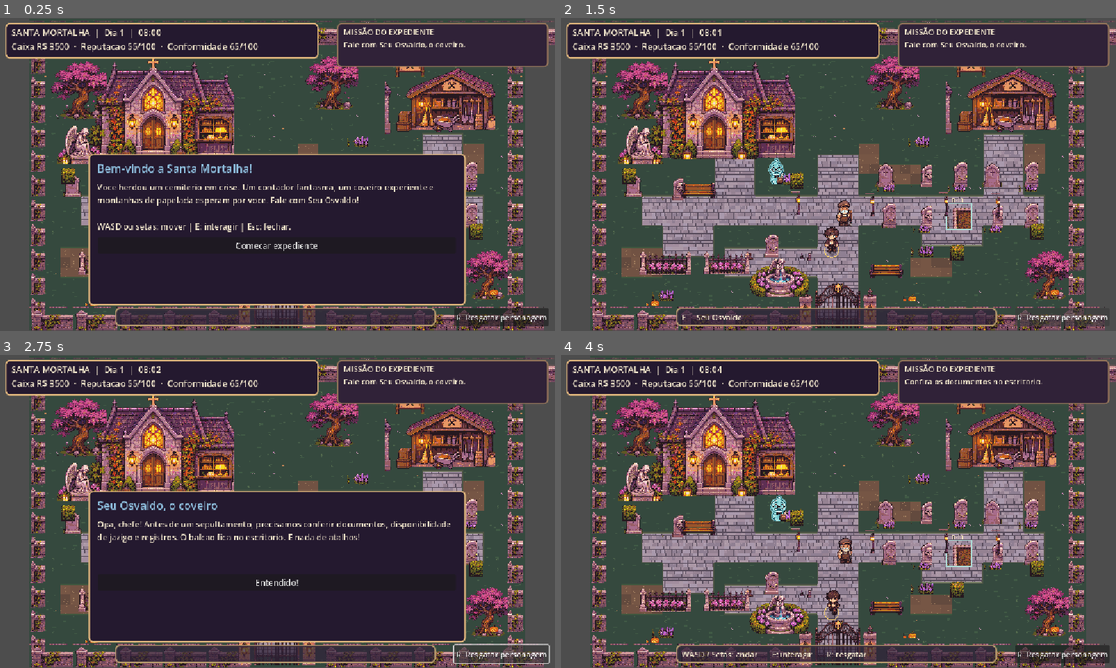
Above: before the commit, frames 1-4 (two rows, left to right).
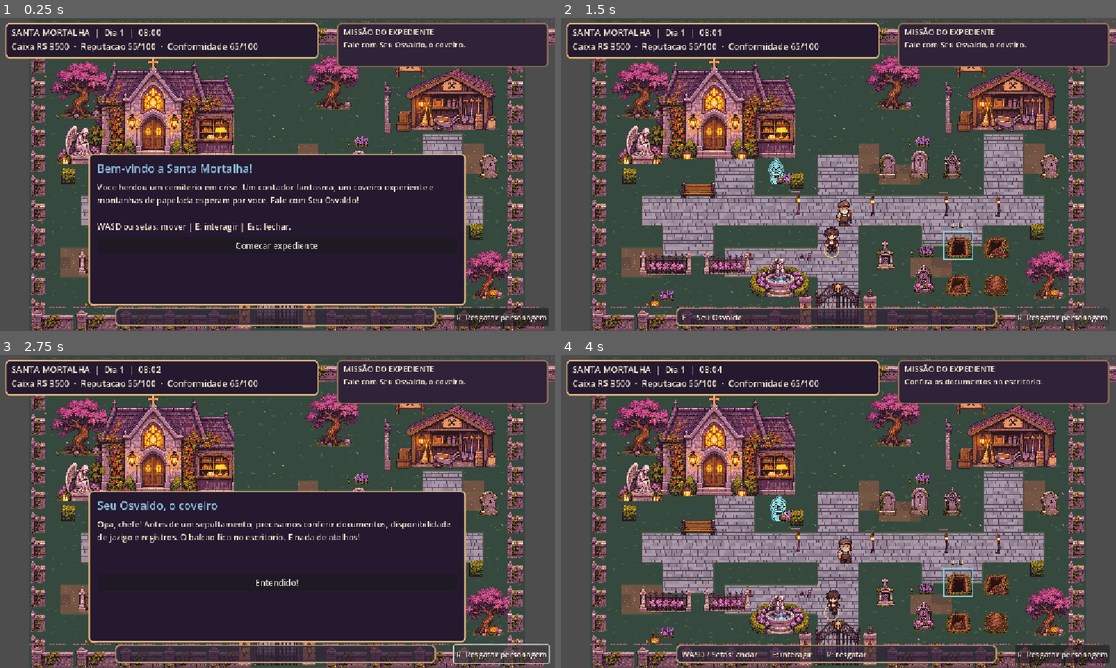
Above: after the commit, the same moments.

Repository: viniciushb104-png/descanse-em-paz
Game: Godot game, scene res://scenes/main.tscn
Two runs of this game, one before a commit and one after it. Both use one fixed random seed, a clock stepped at 60 frames per second and the inputs below.
Inputs:
- Up to frame 1 (0.25 s): no input
- Up to frame 2 (1.5 s): click "Comecar expediente" at 0.5 s; click "R Resgatar personagem" at 1.25 s
- Up to frame 3 (2.75 s): tap Enter at 2 s; hold Right (ui_right) from 2.03 s (still down); tap E at 2.1 s
- Up to frame 4 (4 s): release Right (ui_right) at 2.75 s; click "Entendido!" at 2.75 s; tap Space at 3.5 s; hold Down (ui_down) from 3.53 s (still down); tap R at 3.6 s

The runs differ from the first frame. In frame 1, 0.7% of the frame differs, in the area x 11-90%, y 42-94%; in frame 2, 4.8%; in frame 3, 0.7%; in frame 4, 4.8%.

Commit message:
feat: integrar lote 1 de dez sprites PNG individuais com hitboxes e B-13

Diff:
--- a/scenes/main.tscn
+++ b/scenes/main.tscn
@@ -1,9 +1,10 @@
-[gd_scene load_steps=6 format=3]
+[gd_scene load_steps=7 format=3]
 
 [ext_resource type="Script" path="res://scripts/main.gd" id="1_main"]
 [ext_resource type="Script" path="res://scripts/player.gd" id="2_player"]
 [ext_resource type="Script" path="res://scripts/world/ground_layer.gd" id="3_ground"]
 [ext_resource type="Script" path="res://scripts/world/props_layer.gd" id="4_props"]
+[ext_resource type="Script" path="res://scripts/world/graves_layer.gd" id="5_graves"]
 
 [sub_resource type="CircleShape2D" id="CircleShape2D_player"]
 radius = 10.0
@@ -18,6 +19,10 @@
 [node name="PropsLayer" type="Node2D" parent="."]
 script = ExtResource("4_props")
 
+[node name="GravesLayer" type="Node2D" parent="."]
+z_index = 2
+script = ExtResource("5_graves")
+
 [node name="Player" type="CharacterBody2D" parent="."]
 position = Vector2(748, 714)
 script = ExtResource("2_player")
--- a/scripts/main.gd
+++ b/scripts/main.gd
@@ -3,6 +3,7 @@
 ## Os valores sao ficticios; requisitos reais variam conforme municipio e servico.
 
 const WORLD := Vector2(1536.0, 960.0)
+const GRAVE_LAYOUT = preload("res://scripts/world/graves_layout.gd")
 ## Piso e objetos agora vivem em camadas separadas.
 const PAPER := Color("#f0e5cb")
 const NIGHT := Color("#24192f")
@@ -390,4 +391,6 @@
         return false
     if Rect2(1138, 168, 286, 203).has_point(world_position):
         return false
+    if GRAVE_LAYOUT.is_blocked(world_position):
+        return false
     return true
--- a/scripts/map_art.gd
+++ b/scripts/map_art.gd
@@ -73,25 +73,11 @@
         stamp(ctx, "wall", float(x), 890, 137, 70)
     stamp(ctx, "gate", 646, 808, 240, 145)
 
-static func paint_plots(ctx: Node2D, reserved: bool) -> void:
-    # Quadra B separada da oficina; fileiras ordenadas.
-    for row in range(2):
-        for col in range(5):
-            var px: float = 883.0 + float(col * 110)
-            var py: float = 429.0 + float(row * 127)
-            if row == 1 and col == 2:
-                stamp(ctx, "plot", px, py + 12, 79, 82)
-                ctx.draw_rect(Rect2(px + 1, py + 13, 78, 80), Color("#e9bd6e") if reserved else Color("#addbd5"), false, 3.0)
-                ctx.draw_string(ThemeDB.fallback_font, Vector2(px + 17, py + 9), "B-13", HORIZONTAL_ALIGNMENT_LEFT, -1, 16, LIGHT)
-            else:
-                stamp(ctx, "grave_a" if (col + row) % 3 == 0 else ("grave_b" if col % 2 == 0 else "grave_c"), px, py, 65, 89)
-                if (col + row) % 2 == 0:
-                    stamp(ctx, "flowerbed", px + 6, py + 74, 53, 33)
+static func paint_plots(ctx: Node2D, _reserved: bool) -> void:
+    # As 10 covas/tumulos vao agora em GravesLayer, com PNG individual.
+    # Restam aqui apenas os cercados familiares da composicao anterior.
     stamp(ctx, "family_plot", 132, 700, 180, 90)
     stamp(ctx, "family_plot", 333, 703, 159, 83)
-    stamp(ctx, "grave_c", 225, 472, 63, 86)
-    stamp(ctx, "grave_a", 105, 462, 60, 86)
-    stamp(ctx, "grave_b", 522, 653, 59, 83)
 
 static func paint_decoration(ctx: Node2D) -> void:
     stamp(ctx, "tree", 61, 118, 180, 192)
@@ -100,14 +86,13 @@
     stamp(ctx, "statue", 89, 305, 137, 143)
     stamp(ctx, "fountain", 489, 723, 195, 136)
     stamp(ctx, "bench", 274, 481, 122, 73)
-    stamp(ctx, "bench", 860, 735, 114, 65)
     for p in [Vector2(622, 532), Vector2(851, 536), Vector2(1080, 534), Vector2(1240, 537)]:
         stamp(ctx, "lantern", p.x, p.y, 29, 73)
-    for p in [Vector2(173, 839), Vector2(970, 826), Vector2(1410, 805)]:
+    for p in [Vector2(173, 839), Vector2(1040, 859), Vector2(1410, 805)]:
         stamp(ctx, "pumpkin", p.x, p.y, 40, 46)
     for p in [Vector2(570, 467), Vector2(984, 352), Vector2(995, 690), Vector2(192, 827)]:
         stamp(ctx, "flowerbed", p.x, p.y, 66, 46)
-    for p in [Vector2(80, 452), Vector2(599, 468), Vector2(1095, 690), Vector2(1342, 624)]:
+    for p in [Vector2(80, 452), Vector2(599, 468), Vector2(1342, 624)]:
         stamp(ctx, "hedge", p.x, p.y, 62, 57)
 
 static func paint_characters(ctx: Node2D, time_minute: float) -> void:
--- /dev/null
+++ b/scripts/world/graves_layer.gd
@@ -0,0 +1,51 @@
+extends Node2D
+## 10 PNGs individuais, transparentes, carregados e posicionados por ID.
+## Esta camada NAO redesenha edificios, caminhos ou os NPCs.
+const LAYOUT = preload("res://scripts/world/graves_layout.gd")
+var b13_frame: Line2D
+var b13_status_label: Label
+var last_reserved: bool = false
+
+func _ready() -> void:
+    texture_filter = CanvasItem.TEXTURE_FILTER_NEAREST
+    for item in LAYOUT.ITEMS:
+        var sprite := Sprite2D.new()
+        sprite.name = str(item["id"])
+        sprite.texture = item["texture"]
+        sprite.centered = false
+        sprite.position = item["pos"]
+        sprite.scale = Vector2.ONE * float(item["scale"])
+        sprite.texture_filter = CanvasItem.TEXTURE_FILTER_NEAREST
+        add_child(sprite)
+    # Identificador B-13 e borda pertencem ao JOGO, nao ao PNG.
+    b13_frame = Line2D.new()
+    b13_frame.name = "B13Highlight"
+    b13_frame.width = 3.0
+    b13_frame.antialiased = false
+    b13_frame.points = PackedVector2Array([
+        Vector2(1095,655),Vector2(1185,655),
+        Vector2(1185,743),Vector2(1095,743),
+        Vector2(1095,655)
+    ])
+    add_child(b13_frame)
+    b13_status_label = Label.new()
+    b13_status_label.name = "B13Label"
+    b13_status_label.text = "B-13"
+    b13_status_label.position = Vector2(1116,623)
+    b13_status_label.add_theme_font_size_override("font_size",18)
+    b13_status_label.add_theme_color_override("font_color",Color("#f6ddaa"))
+    b13_status_label.add_theme_color_override("font_shadow_color",Color("#17131a"))
+    b13_status_label.add_theme_constant_override("shadow_offset_x",1)
+    b13_status_label.mouse_filter = Control.MOUSE_FILTER_IGNORE
+    add_child(b13_status_label)
+    _update_highlight()
+
+func _process(_delta: float) -> void:
+    var level: Node = get_parent()
+    var now_reserved: bool = bool(level.get("reserved_plot"))
+    if now_reserved != last_reserved:
+        _update_highlight()
+
+func _update_highlight() -> void:
+    last_reserved = bool(get_parent().get("reserved_plot"))
+    b13_frame.default_color = Color("#f8d06c") if last_reserved else Color("#83ccd0")
--- /dev/null
+++ b/scripts/world/graves_layout.gd
@@ -0,0 +1,30 @@
+extends RefCounted
+## Lote 1 — mapa exclusivo das 10 covas/tumulos.
+## Um arquivo PNG verdadeiro por sprite; nada de atlas recortado.
+## As posicoes sao o CANTO SUPERIOR ESQUERDO no mundo de 1536x960.
+## A colisao usa o pe da lapide, ou a superficie da cova.
+const ITEMS = [
+    {"id":"Tumulo_01", "texture":preload("res://assets/props/tumulos/Tumulo_01.png"), "pos":Vector2(879,397), "scale":0.82, "hit":Rect2(894,470,48,22)},
+    {"id":"Tumulo_02", "texture":preload("res://assets/props/tumulos/Tumulo_02.png"), "pos":Vector2(981,397), "scale":0.82, "hit":Rect2(996,470,48,22)},
+    {"id":"Tumulo_03", "texture":preload("res://assets/props/tumulos/Tumulo_03.png"), "pos":Vector2(1082,397), "scale":0.82, "hit":Rect2(1097,470,48,22)},
+    {"id":"Tumulo_04", "texture":preload("res://assets/props/tumulos/Tumulo_04.png"), "pos":Vector2(1383,397), "scale":0.82, "hit":Rect2(1398,470,48,22)},
+    {"id":"Tumulo_05", "texture":preload("res://assets/props/tumulos/Tumulo_05.png"), "pos":Vector2(864,679), "scale":0.80, "hit":Rect2(884,752,62,24)},
+    {"id":"Tumulo_06", "texture":preload("res://assets/props/tumulos/Tumulo_06.png"), "pos":Vector2(982,752), "scale":0.80, "hit":Rect2(1002,825,62,24)},
+    {"id":"Cova_01", "texture":preload("res://assets/props/covas/Cova_01.png"), "pos":Vector2(1093,651), "scale":1.00, "hit":Rect2(1105,668,72,73), "slot":"B-13"},
+    {"id":"Cova_02", "texture":preload("res://assets/props/covas/Cova_02.png"), "pos":Vector2(1209,651), "scale":1.00, "hit":Rect2(1221,668,72,73)},
+    {"id":"Cova_03", "texture":preload("res://assets/props/covas/Cova_03.png"), "pos":Vector2(1093,768), "scale":1.00, "hit":Rect2(1105,784,72,74)},
+    {"id":"Cova_04", "texture":preload("res://assets/props/covas/Cova_04.png"), "pos":Vector2(1209,768), "scale":1.00, "hit":Rect2(1221,784,72,74)}
+]
+
+static func is_blocked(world_position: Vector2) -> bool:
+    for item in ITEMS:
+        var region: Rect2 = item["hit"]
+        if region.has_point(world_position):
+            return true
+    return false
+
+static func item_by_id(identifier: String) -> Dictionary:
+    for item in ITEMS:
+        if str(item["id"]) == identifier:
+            return item
+    return {}
--- /dev/null
+++ b/tests/graves_smoke.gd
@@ -0,0 +1,49 @@
+extends SceneTree
+const LAYOUT = preload("res://scripts/world/graves_layout.gd")
+
+func _initialize() -> void:
+    call_deferred("_verify")
+
+func _verify() -> void:
+    var stage: Node2D = load("res://scenes/main.tscn").instantiate()
+    root.add_child(stage)
+    await process_frame
+    if not stage.has_node("GravesLayer"):
+        push_error("GravesLayer nao presente na cena")
+        quit(31)
+        return
+    if LAYOUT.ITEMS.size() != 10:
+        push_error("O Lote 1 deve conter exatamente 10 assets")
+        quit(32)
+        return
+    var layer: Node2D = stage.get_node("GravesLayer")
+    for item in LAYOUT.ITEMS:
+        var node: Sprite2D = layer.get_node_or_null(str(item["id"])) as Sprite2D
+        if node == null or node.texture == null:
+            push_error("Sprite individual ausente: " + str(item["id"]))
+            quit(33)
+            return
+        if node.texture.get_width() < 64 or node.texture.get_height() < 64:
+            push_error("Textura pequena ou incorreta: " + str(item["id"]))
+            quit(34)
+            return
+    var b13: Dictionary = LAYOUT.item_by_id("Cova_01")
+    if b13.is_empty() or str(b13.get("slot", "")) != "B-13":
+        push_error("B-13 nao mapeado para Cova_01")
+        quit(35)
+        return
+    if LAYOUT.is_blocked(Vector2(1125, 630)):
+        push_error("A interacao do B-13 ficou inacessivel")
+        quit(36)
+        return
+    if not LAYOUT.is_blocked(Vector2(1125, 700)):
+        push_error("A cova B-13 nao possui area de colisao")
+        quit(37)
+        return
+    var player: CharacterBody2D = stage.get_node("Player")
+    if not stage.is_walkable(player.global_position):
+        push_error("O personagem ficou preso no mapa")
+        quit(38)
+        return
+    print("GRAVES OK: 10 sprites, posicoes, areas de colisao e B-13 acessivel")
+    quit(0)
Binary file added: assets/props/covas/Cova_01.png
Binary file added: assets/props/covas/Cova_02.png
Binary file added: assets/props/covas/Cova_03.png
Binary file added: assets/props/covas/Cova_04.png
Binary file added: assets/props/tumulos/Tumulo_01.png
Binary file added: assets/props/tumulos/Tumulo_02.png
Binary file added: assets/props/tumulos/Tumulo_03.png
Binary file added: assets/props/tumulos/Tumulo_04.png
Binary file added: assets/props/tumulos/Tumulo_05.png
Binary file added: assets/props/tumulos/Tumulo_06.png
Not shown, added: docs/LOT_01_GRAVES.md
